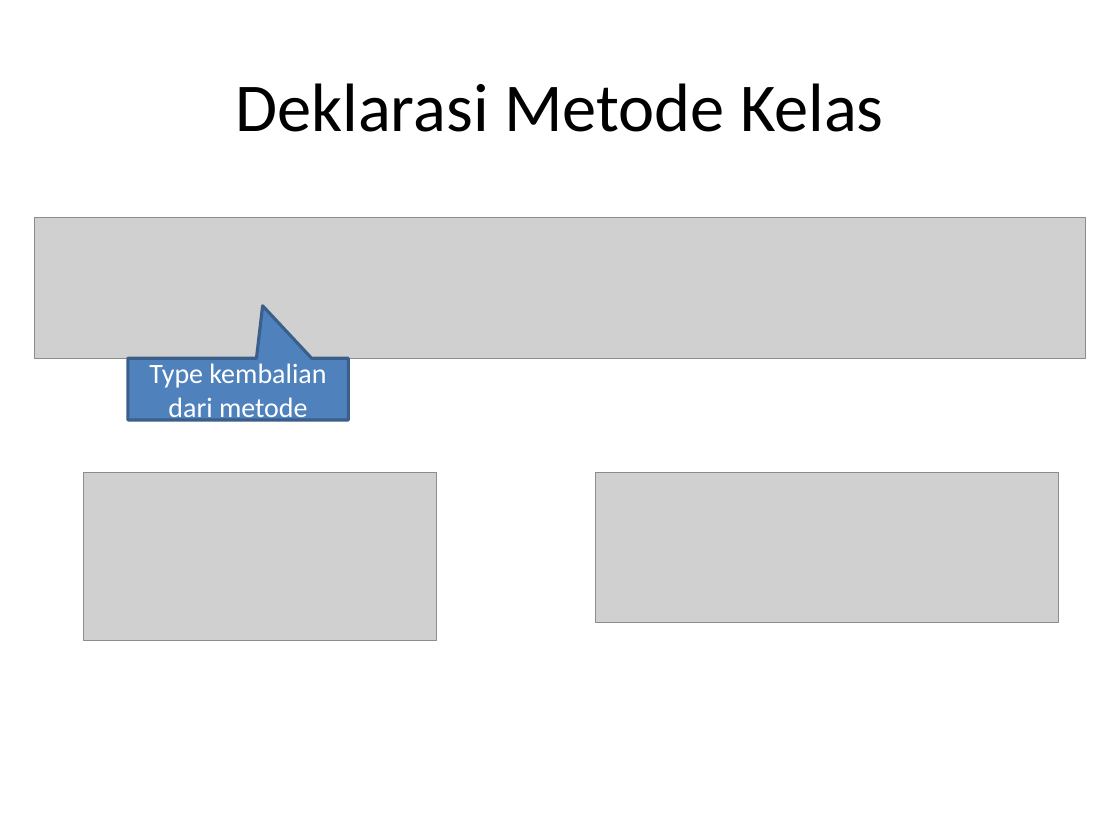
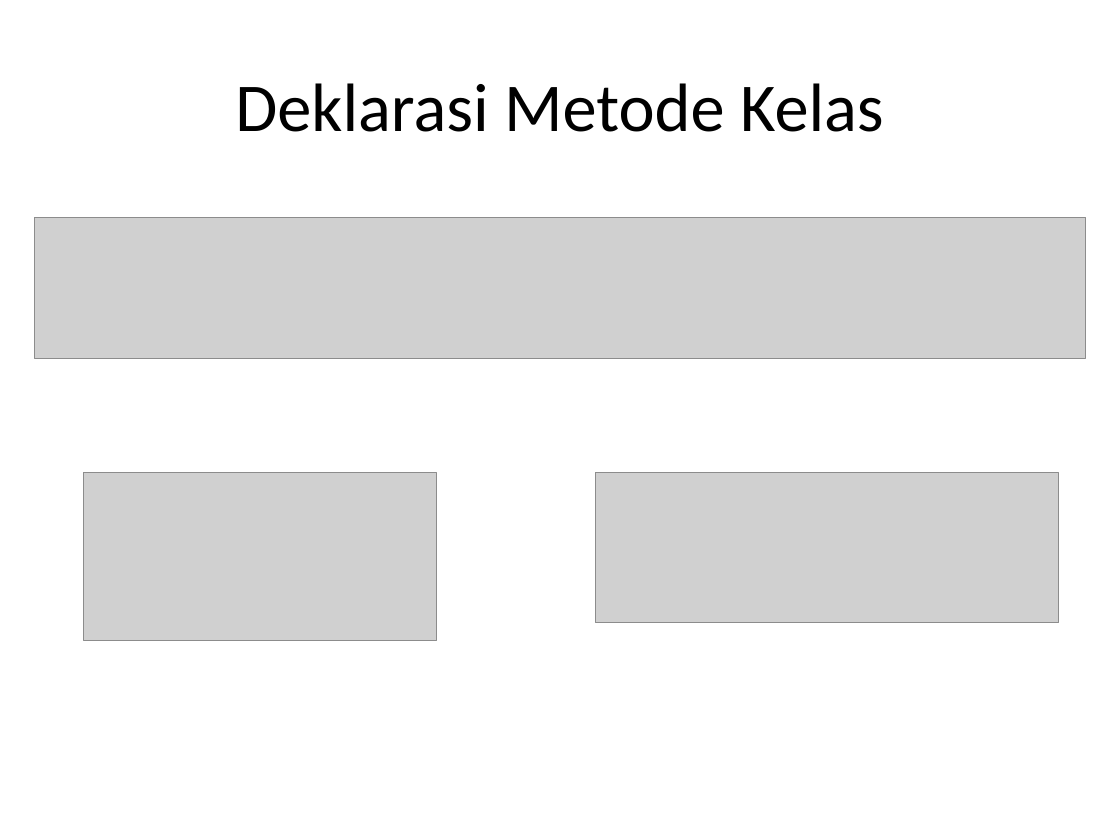
Before and after one commit to milhcbt/oot-aide, a slide deck: slide 43 of src/main/resources/Dasar-Dasar Pemograman Java.pptx (slide 42 before the commit). Drawn at 1120x840 pixels with LibreOffice and Linux fonts; fonts in the diff are those of the drawing; grey boxes stand for pictures. Boxes give left, top, right and bottom in pixels: in the first picture for what was removed or moved away, otherwise in the second. Text is boxed around its words. In the diff, an @@ line names an element or a change of style, - is before the commit and + after.

```diff
--- a/src/main/resources/Dasar-Dasar Pemograman Java.pptx
+++ b/src/main/resources/Dasar-Dasar Pemograman Java.pptx
@@ speech box removed at (x1=128, y1=358, x2=348, y2=420) @@
-Type kembalian dari metode
```
Also in this commit, not shown: 2 other slides changed, 2 slides added.
